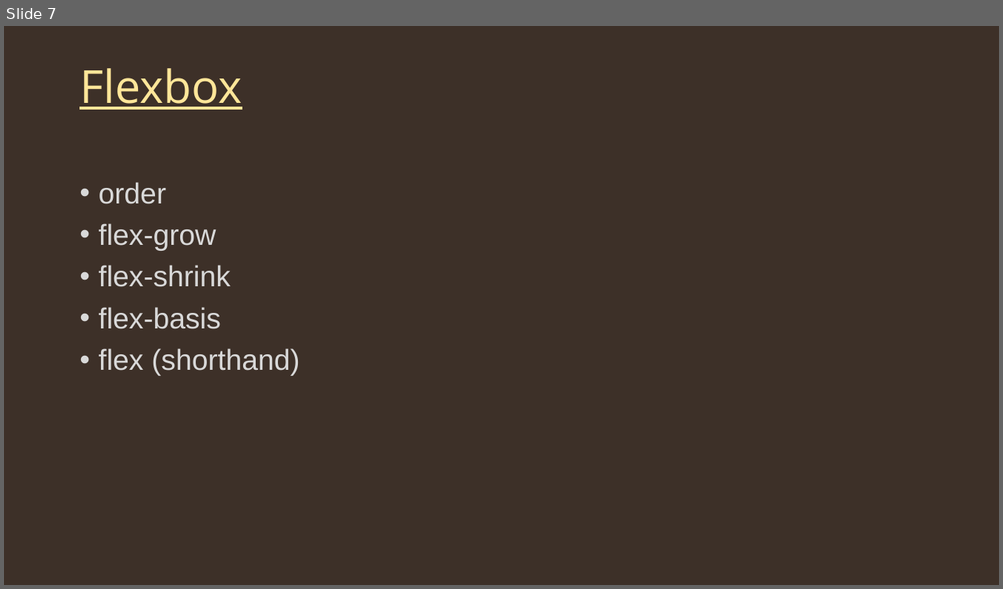
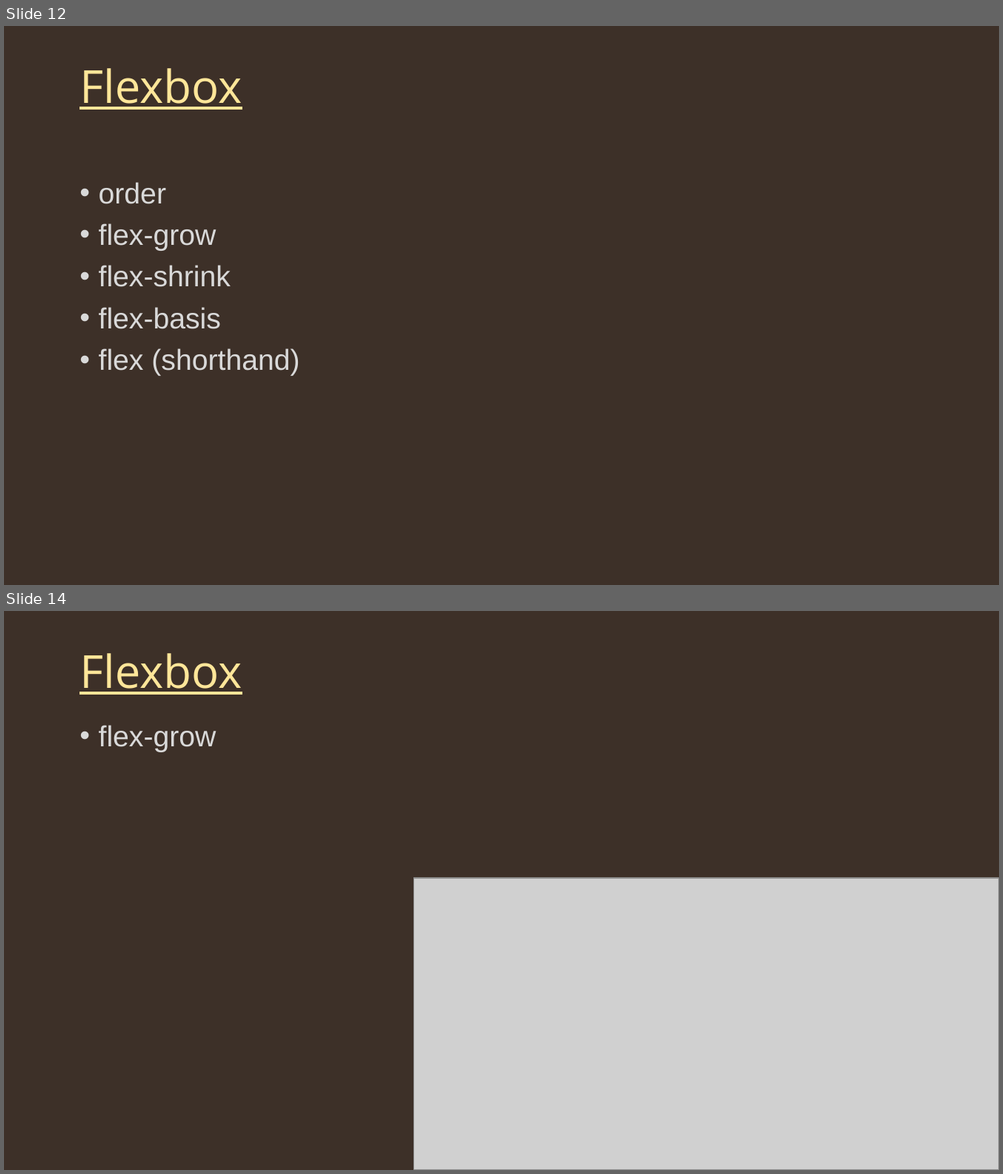
Before and after one commit to Bijit-Mondal/Web-Dev-Tutorial, a slide deck: 003CSS.pptx. Shown one above the other, each under a label of ours: slide 7 before the commit, slides 12 and 14 after it; the slides between them are not shown. The pictures are 1003x589 and 1003x1174 pixels, drawn with LibreOffice and Linux fonts; fonts in the diff are those of the drawing; grey boxes stand for pictures. Boxes give left, top, right and bottom in pixels: in the first picture for what was removed or moved away, otherwise in the second. Text is boxed around its words. In the diff, an @@ line names an element or a change of style, - is before the commit and + after.

```diff
--- a/003CSS.pptx
+++ b/003CSS.pptx
@@ slide 14 added at box(4, 611, 999, 1170), background #3D3028 @@
@@ title added at box(79, 653, 242, 695), 44 pt, text #FFE699, underline @@
+Flexbox
@@ text added at box(99, 725, 216, 752), 28 pt, text #D9D9D9 @@
+• flex-grow
@@ picture added at box(414, 878, 999, 1170) @@
@@ what was slide 7 is now slide 12 @@
```
Also in this commit, not shown: 1 slide changed, 6 other slides added.
